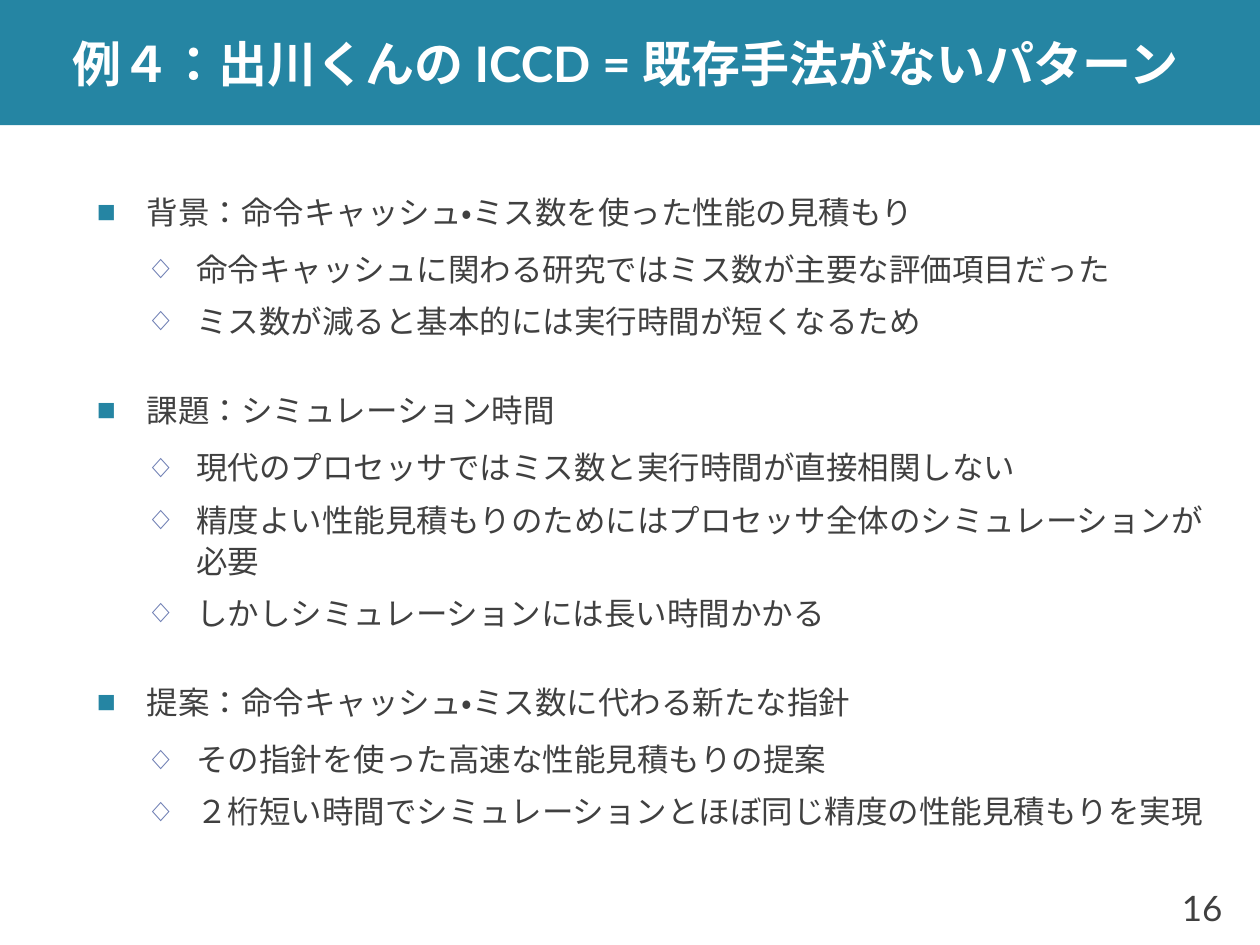
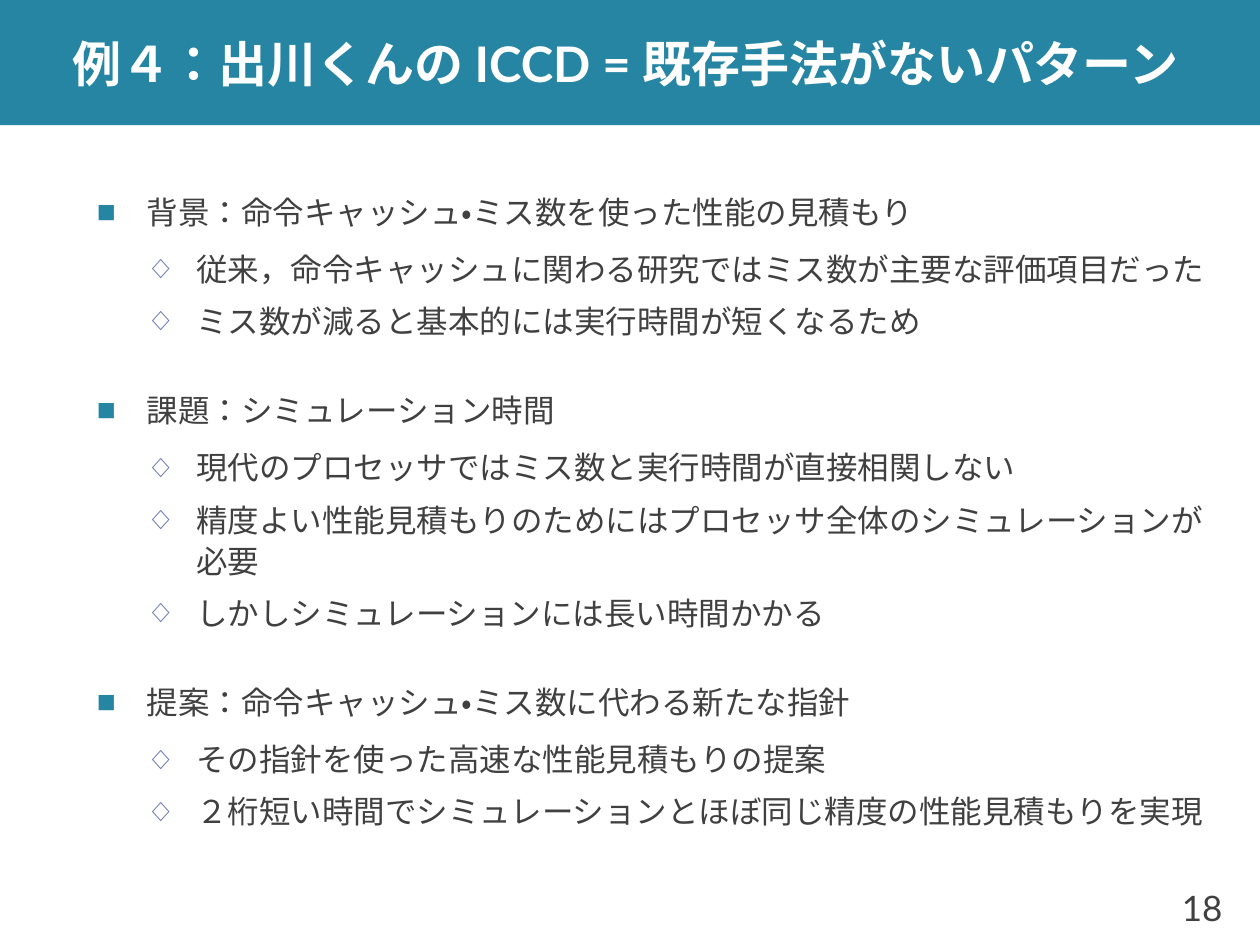
Before and after one commit to shioya-lab/how-to, a slide deck: slide 18 of plot.pptx (slide 16 before the commit). Drawn at 1260x945 pixels with LibreOffice and Linux fonts; fonts in the diff are those of the drawing. Boxes give left, top, right and bottom in pixels: in the first picture for what was removed or moved away, otherwise in the second. Text is boxed around its words. In the diff, an @@ line names an element or a change of style, - is before the commit and + after.

```diff
--- a/plot.pptx
+++ b/plot.pptx
@@ text at (196,254,1204,284): text changed @@
-  ◇ 命令キャッシュに関わる研究ではミス数が主要な評価項目だった
+  ◇ 従来，命令キャッシュに関わる研究ではミス数が主要な評価項目だった
@@ page number at (1182,895,1223,922): text changed @@
-16
+18
```
Also in this commit, not shown: 8 other slides changed, 5 slides added, 1 other file.
